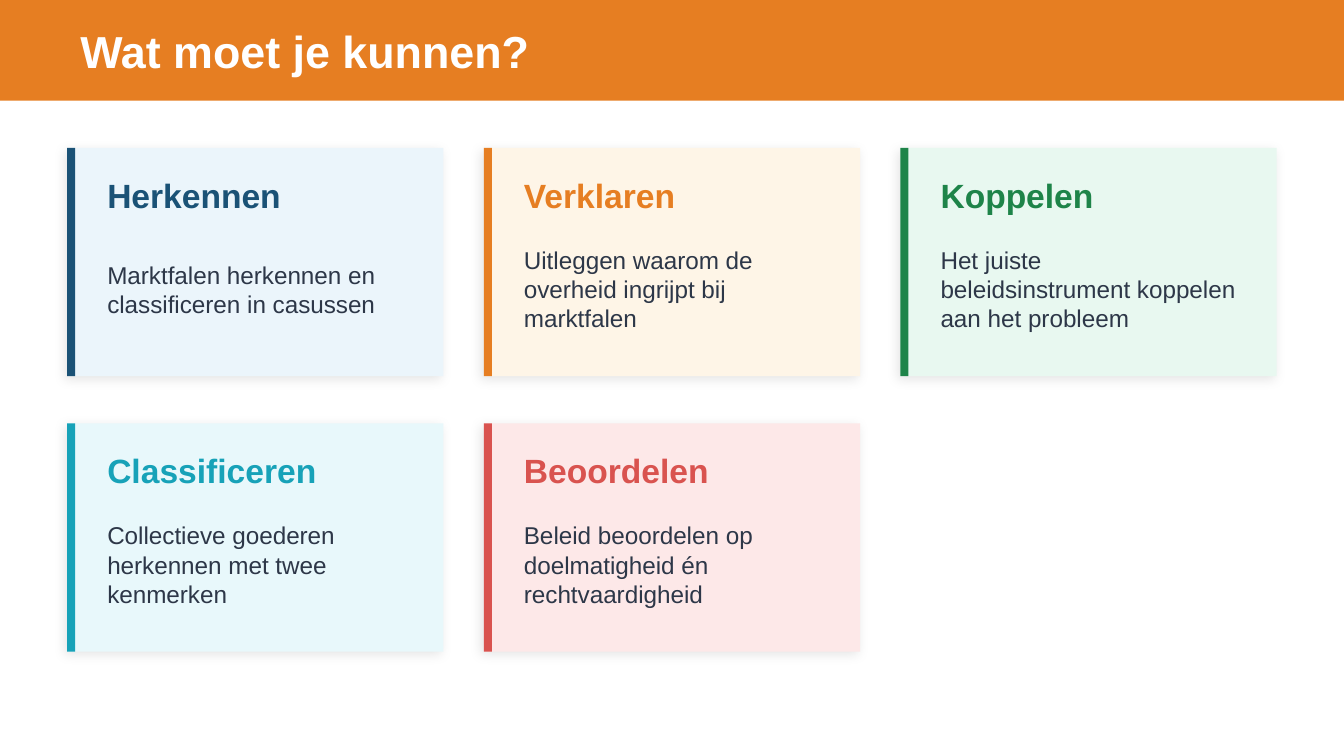
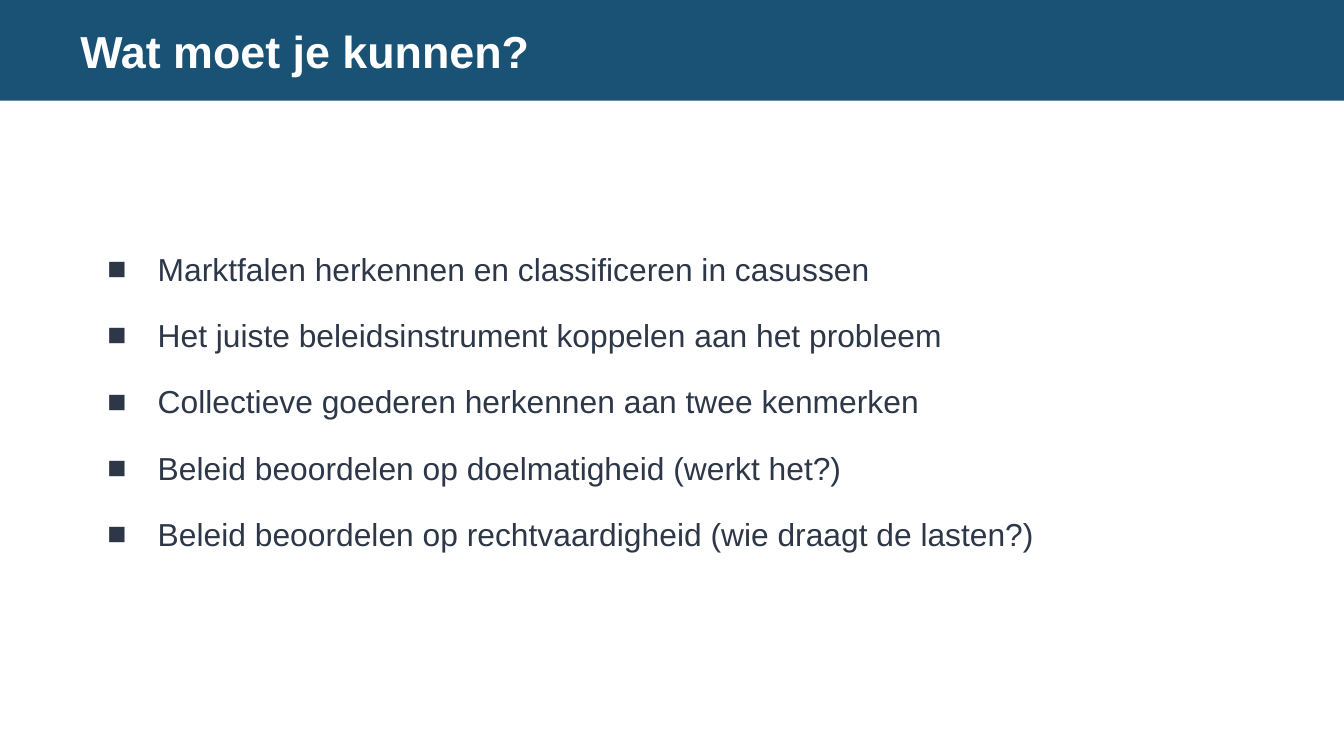
Before and after one commit to meijer1973/economie-vwo4-m3, a slide deck: slide 2 of 3.3 Hoofdstuk 3 - Overheid/3.3.4 Paragraaf 4 - Toepassen/2. Leren/3.3.4 Toepassen – presentatie.pptx. Drawn at 1344x756 pixels with LibreOffice and Linux fonts; fonts in the diff are those of the drawing. Boxes give left, top, right and bottom in pixels: in the first picture for what was removed or moved away, otherwise in the second. Text is boxed around its words. In the diff, an @@ line names an element or a change of style, - is before the commit and + after.

```diff
--- a/3.3 Hoofdstuk 3 - Overheid/3.3.4 Paragraaf 4 - Toepassen/2. Leren/3.3.4 Toepassen – presentatie.pptx
+++ b/3.3 Hoofdstuk 3 - Overheid/3.3.4 Paragraaf 4 - Toepassen/2. Leren/3.3.4 Toepassen – presentatie.pptx
@@ rectangle at [0,0,1344,101]: fill #E67E22 to #1A5276 @@
@@ rectangle removed at [67,148,444,376] @@
@@ rectangle removed at [67,148,75,376] @@
@@ rectangle removed at [484,148,860,376] @@
@@ rectangle removed at [484,148,492,376] @@
@@ rectangle removed at [900,148,1277,376] @@
@@ rectangle removed at [900,148,909,376] @@
@@ text removed at [107,183,280,209] @@
-Herkennen
@@ text removed at [524,183,675,209] @@
-Verklaren
@@ text removed at [941,183,1094,214] @@
-Koppelen
@@ text removed at [107,266,375,314] @@
-Marktfalen herkennen en classificeren in casussen
@@ text added at [158,258,1034,552], 17 pt, text #2D3748 @@
+■ Marktfalen herkennen en classificeren in casussen
+■ Het juiste beleidsinstrument koppelen aan het probleem
+■ Collectieve goederen herkennen aan twee kenmerken
+■ Beleid beoordelen op doelmatigheid (werkt het?)
+■ Beleid beoordelen op rechtvaardigheid (wie draagt de lasten?)
@@ text removed at [524,251,753,328] @@
-Uitleggen waarom de overheid ingrijpt bij marktfalen
@@ text removed at [941,251,1235,332] @@
-Het juiste beleidsinstrument koppelen aan het probleem
@@ rectangle removed at [67,423,444,652] @@
@@ rectangle removed at [67,423,75,652] @@
@@ rectangle removed at [484,423,860,652] @@
@@ rectangle removed at [484,423,492,652] @@
@@ text removed at [107,458,316,484] @@
-Classificeren
@@ text removed at [524,458,709,484] @@
-Beoordelen
@@ text removed at [107,526,334,603] @@
-Collectieve goederen herkennen met twee kenmerken
@@ text removed at [524,526,753,608] @@
-Beleid beoordelen op doelmatigheid én rechtvaardigheid
```
Also in this commit, not shown: 7 other slides changed, 7 slides added, 4 slides removed, 7 other files.
